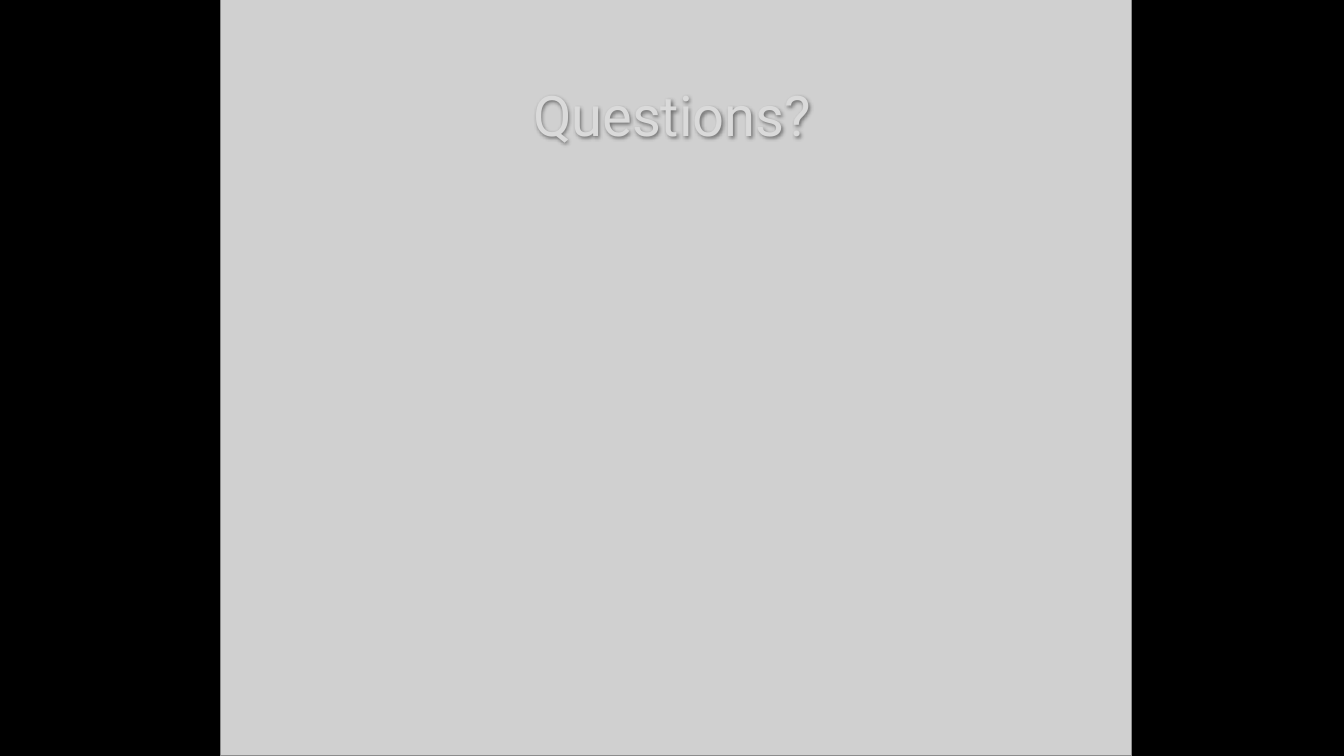
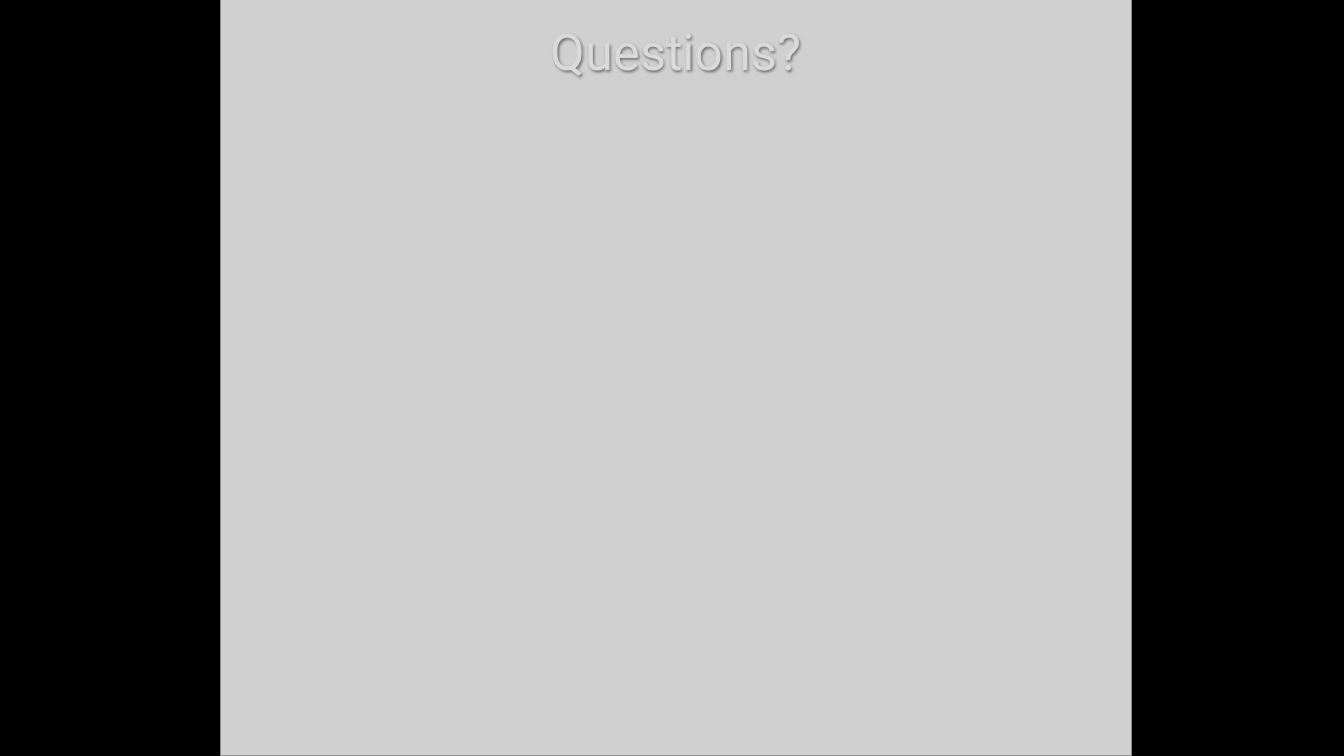
Before and after one commit to UoSGamesGroups/second-semester-dm-group-1, a slide deck: slide 6 of docs/presentation/Adversarial Physics3.pptx (slide 5 before the commit). Drawn at 1344x756 pixels with LibreOffice and Linux fonts; fonts in the diff are those of the drawing; grey boxes stand for pictures; background and template pictures are left out. Boxes give left, top, right and bottom in pixels: in the first picture for what was removed or moved away, otherwise in the second. Text is boxed around its words. In the diff, an @@ line names an element or a change of style, - is before the commit and + after.

```diff
--- a/docs/presentation/Adversarial Physics3.pptx
+++ b/docs/presentation/Adversarial Physics3.pptx
@@ title "Questions?": place and size @@
-title "Questions?" at <box>533,100,811,144</box>
+title "Questions?" at <box>551,36,801,77</box>
@@ title "Questions?" at <box>551,36,801,77</box>: size 40 to 36 pt @@
```
Also in this commit, not shown: 4 other slides changed, 1 slide added, 7 other files.
